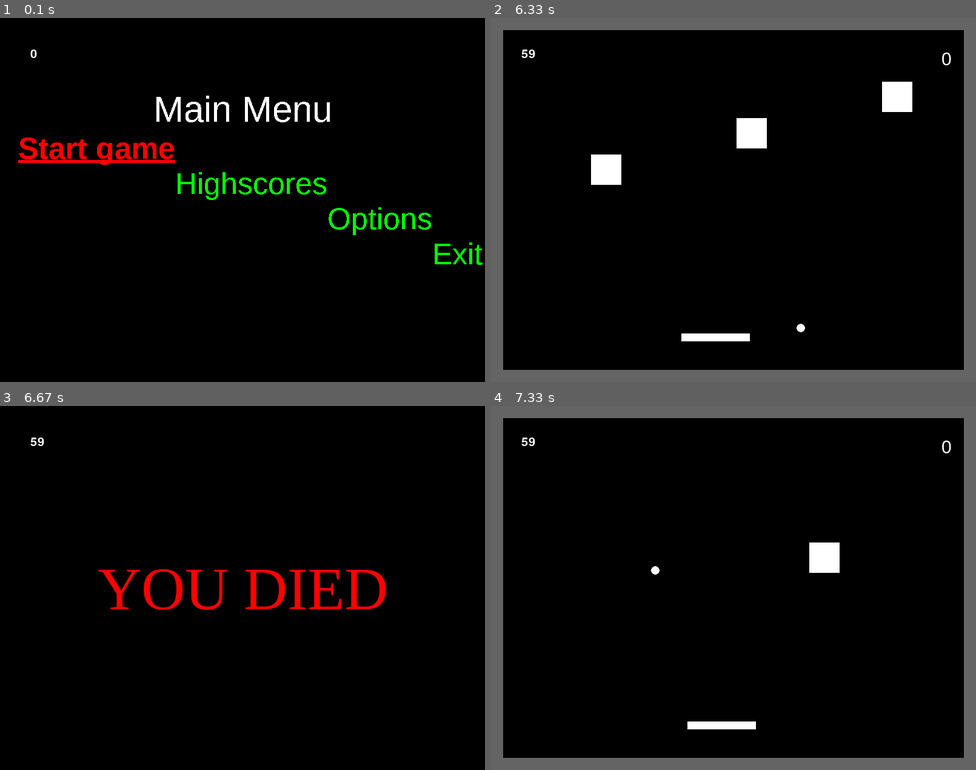
Above: before the commit, frames 1-4 (two rows, left to right).
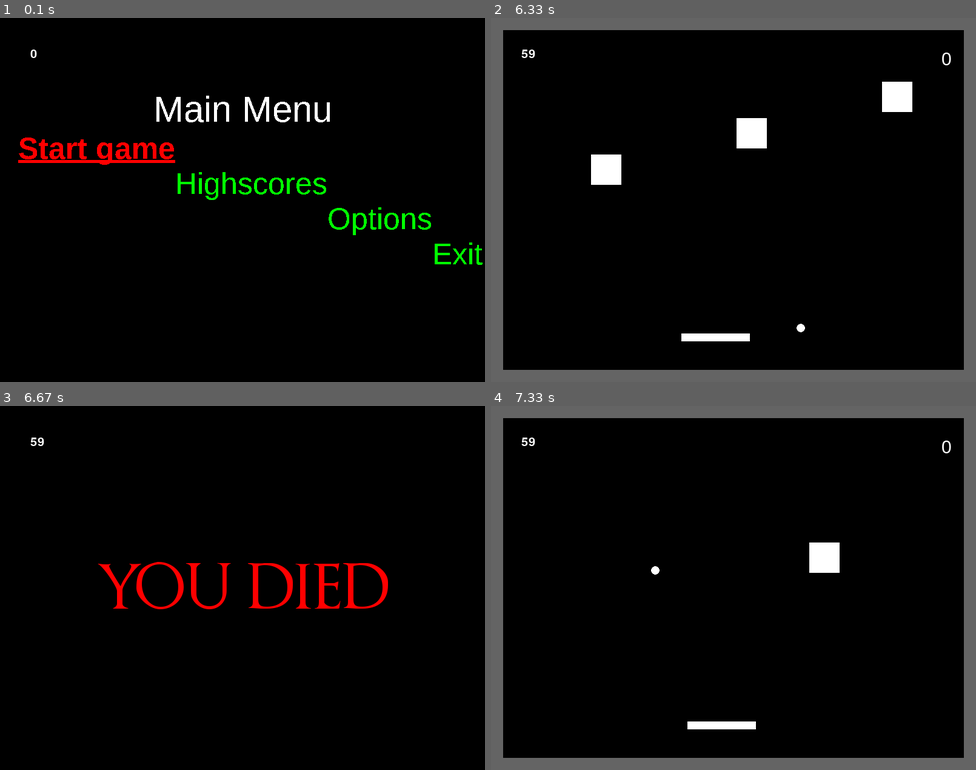
Above: after the commit, the same moments.

Repository: Gibson223/mod-5
Game: pygame game, started from py/main.py
Same seed, same stepped clock (60 frames per second), same inputs: the game is played once before the commit and once after it.
Inputs:
- Up to frame 1 (0.1 s): no input
- Up to frame 2 (6.33 s): tap Enter at 0.33 s; hold Left 0.67-1.2 s; hold A 0.67-1.2 s; hold Left 1.23-1.63 s; hold A 1.23-1.63 s; hold Right 1.67-2.3 s; hold D 1.67-2.3 s; tap Home at 1.82, 3.48, 4.98 s; hold Left 2.33-2.8 s; hold A 2.33-2.8 s; hold Right 2.83-3.3 s; hold D 2.83-3.3 s; hold Right 3.33-3.8 s; hold D 3.33-3.8 s; hold Left 3.83-4.37 s; hold A 3.83-4.37 s; hold Left 4.4-4.8 s; hold A 4.4-4.8 s; hold Right 4.83-5.47 s; hold D 4.83-5.47 s; hold Left 5.5-5.97 s; hold A 5.5-5.97 s; hold Right from 6 s (still down); hold D from 6 s (still down)
- Up to frame 3 (6.67 s): release Right at 6.47 s; release D at 6.47 s; hold Right from 6.5 s (still down); hold D from 6.5 s (still down); tap Home at 6.65 s
- Up to frame 4 (7.33 s): release Right at 6.97 s; release D at 6.97 s; hold Left from 7 s (still down); hold A from 7 s (still down)

Frames 1-2 are identical in both runs. In frame 3, 2.5% of the frame differs, in the area x 20-80%, y 42-56%; in frame 4, nothing differs.

Commit message:
Create font resources

Diff:
--- a/py/constants.py
+++ b/py/constants.py
@@ -128,3 +128,10 @@
 img = {
     'icon': '../resources/img/icon.bmp'
 }
+
+
+# Font mapping
+# 'name':'relative/path'
+fonts = {
+    'optimusprinceps':'../resources/fonts/OptimusPrinceps.ttf'
+}
--- a/py/main.py
+++ b/py/main.py
@@ -374,6 +374,7 @@
 
                 elif powerup_properties[4]=="width":
                     powerup_object.width = int(factor * powerup_object.width)
+                    # TODO align center of small and big paddle
 
             powerup_object.active_power.append(powerup_entry)
             self.game.currentPowerUps.append(powerup_entry)
@@ -712,18 +713,22 @@
 
         pygame.event.clear()
 
-        self.font = pygame.font.match_font('liberationserif')
+        self.font = pygame.font.Font(constants.fonts['optimusprinceps'], 100)
         self.text = 'YOU DIED'
 
         self.nextGameState = self
 
     def update(self):
 
+        self.handleKeys()
+
         Screen.fill(constants.colors['BLACK'])
-        text = pygame.font.Font(self.font, 100).render(self.text, True, constants.colors['RED'])
+        text = self.font.render(self.text, True, constants.colors['RED'])
         textrect = text.get_rect()
         textrect.center = (constants.WINDOW_WIDTH // 2, constants.WINDOW_HEIGHT // 2)
-        Screen.blit(text, (textrect))
+        Screen.blit(text, textrect)
+
+    def handleKeys(self):
 
         if pygame.event.get(pygame.KEYDOWN):
             self.nextGameState = Game()
Binary file added: resources/fonts/OptimusPrinceps.ttf
